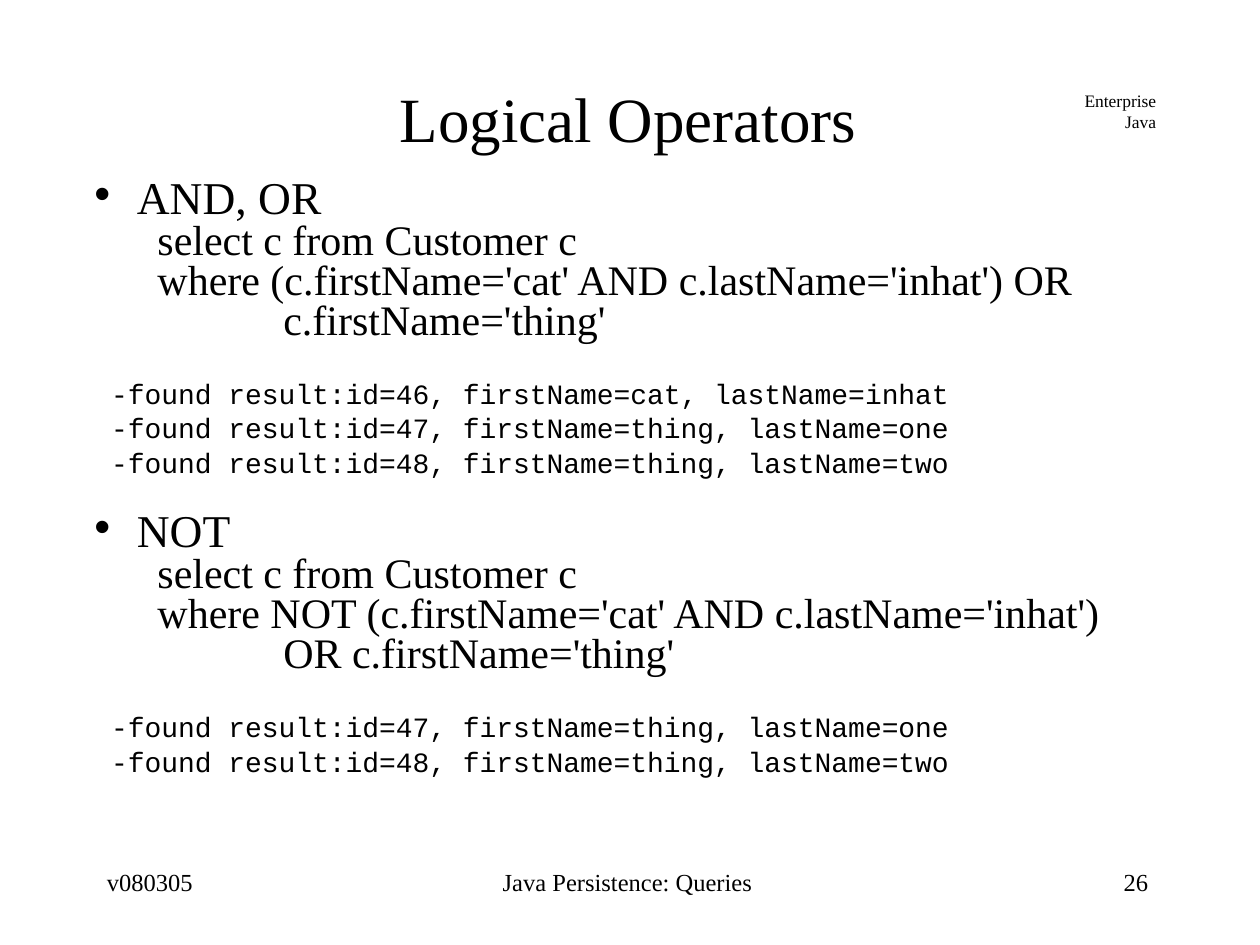
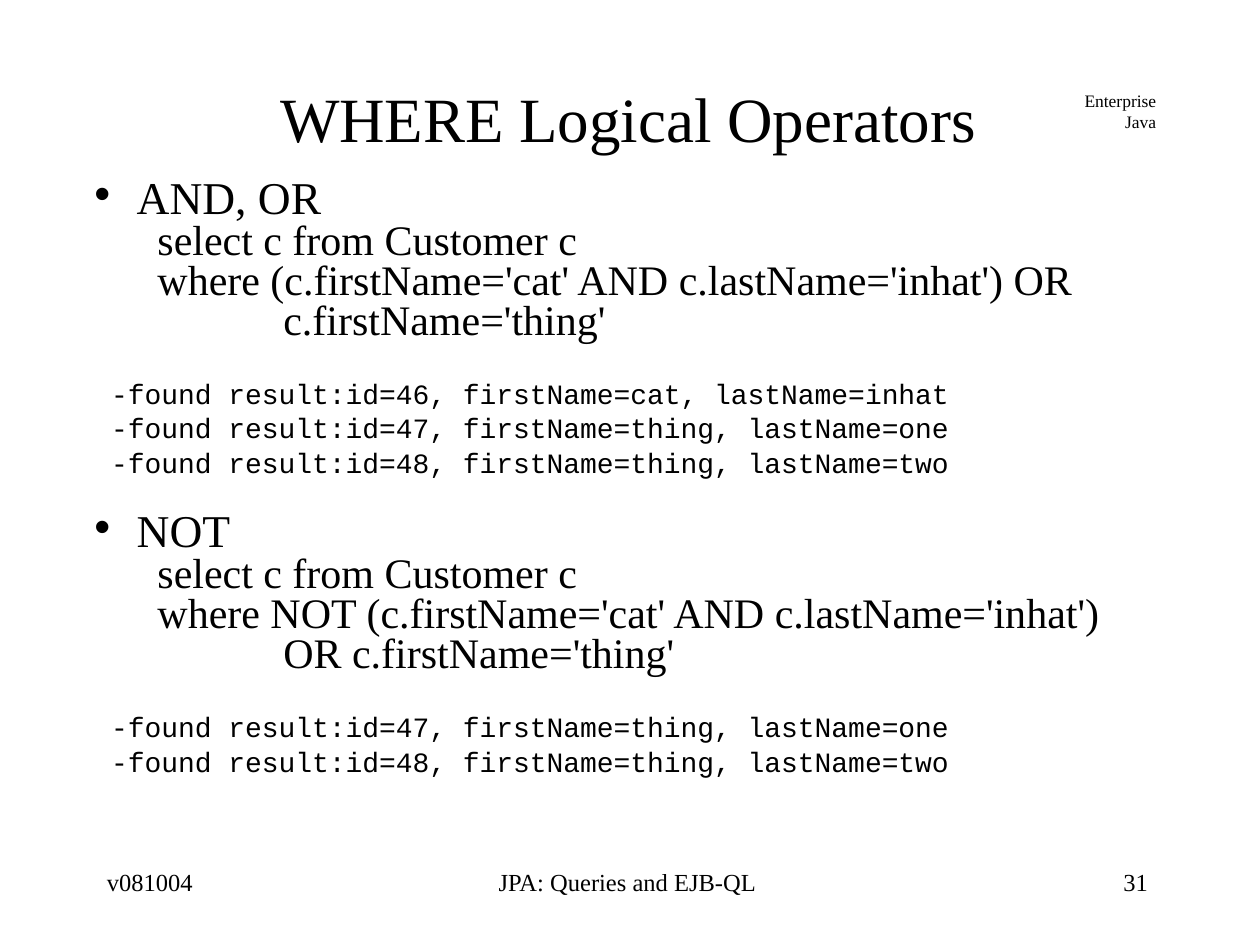
Before and after one commit to jcstaff/ejava-javaee, a slide deck: slide 31 of ormEJBQL/src/site/resources/lectures/ormEJBQL.ppt (slide 26 before the commit). Drawn at 1260x945 pixels with LibreOffice and Linux fonts; fonts in the diff are those of the drawing. Boxes give left, top, right and bottom in pixels: in the first picture for what was removed or moved away, otherwise in the second. Text is boxed around its words. In the diff, an @@ line names an element or a change of style, - is before the commit and + after.

```diff
--- a/ormEJBQL/src/site/resources/lectures/ormEJBQL.ppt
+++ b/ormEJBQL/src/site/resources/lectures/ormEJBQL.ppt
@@ title at bbox=[280, 98, 975, 155]: text changed @@
-Logical Operators
+WHERE Logical Operators
@@ text at bbox=[107, 874, 193, 892]: text changed @@
-v080305
+v081004
@@ text at bbox=[499, 874, 756, 895]: text changed @@
-Java Persistence: Queries
+JPA: Queries and EJB-QL
@@ page number at bbox=[1123, 874, 1148, 892]: text changed @@
-26
+31
```
Also in this commit, not shown: 32 other slides changed, 21 slides added, 6 other files.
